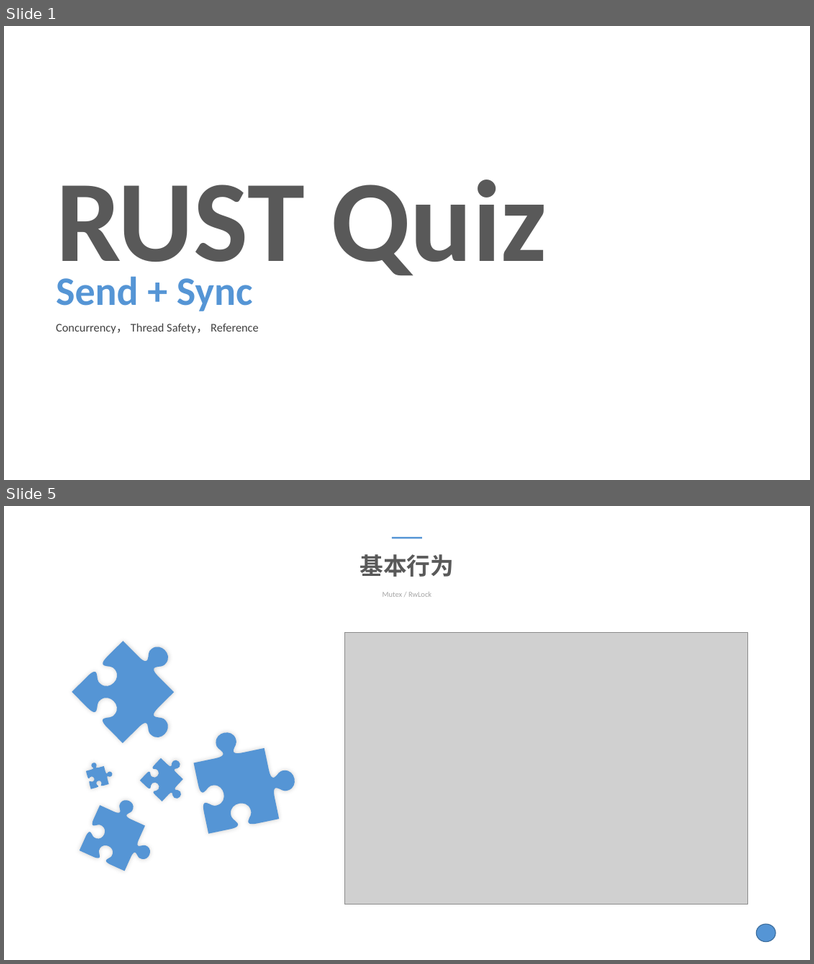
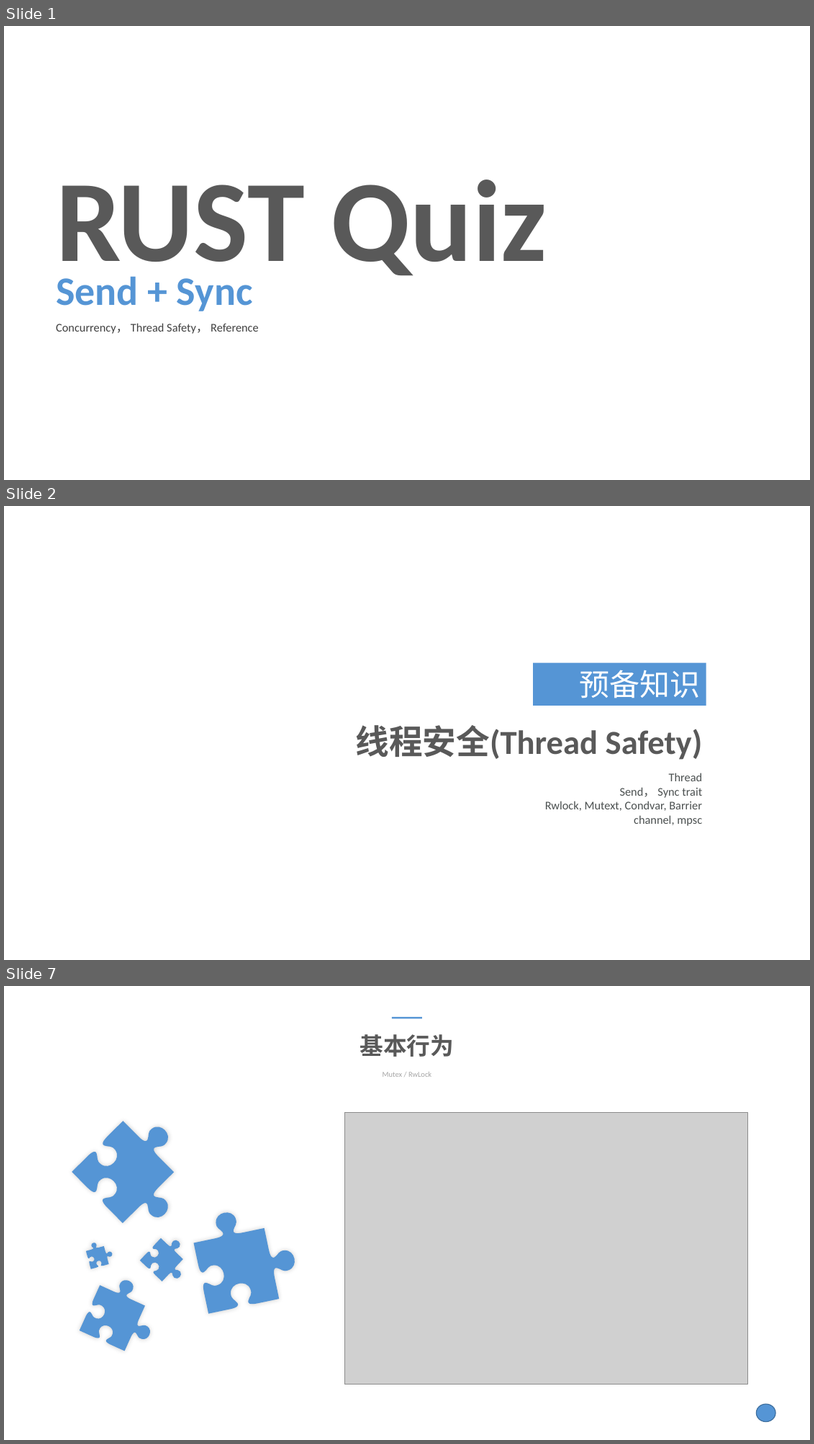
Before and after one commit to gavinzheng/rustprogram, a slide deck: PPT/Quiz1(send+sync)-V3.pptx. Shown one above the other, each under a label of ours: slides 1 and 5 before the commit, slides 1, 2 and 7 after it; the slides between them are not shown. The pictures are 814x964 and 814x1444 pixels, drawn with LibreOffice and Linux fonts; fonts in the diff are those of the drawing; grey boxes stand for pictures; background and template pictures are left out. Boxes give left, top, right and bottom in pixels: in the first picture for what was removed or moved away, otherwise in the second. Text is boxed around its words. In the diff, an @@ line names an element or a change of style, - is before the commit and + after.

```diff
--- a/PPT/Quiz1(send+sync)-V3.pptx
+++ b/PPT/Quiz1(send+sync)-V3.pptx
@@ slide 2 added at (4, 506, 810, 960), background #FFFFFF @@
@@ rectangle added at (533, 663, 706, 705), fill #5595D5, 36 pt, text #FFFFFF @@
+预备知识
@@ text added at (356, 725, 703, 759), 40 pt, text #595959, bold @@
+线程安全(Thread Safety)
@@ text added at (545, 772, 703, 826), 14 pt, text #4B5050 @@
+Thread
+Send， Sync trait
+Rwlock, Mutext, Condvar, Barrier
+channel, mpsc
@@ what was slide 5 is now slide 7 @@
```
Also in this commit, not shown: 2 slides changed, 2 other slides added, 1 slide removed, 19 other files.
